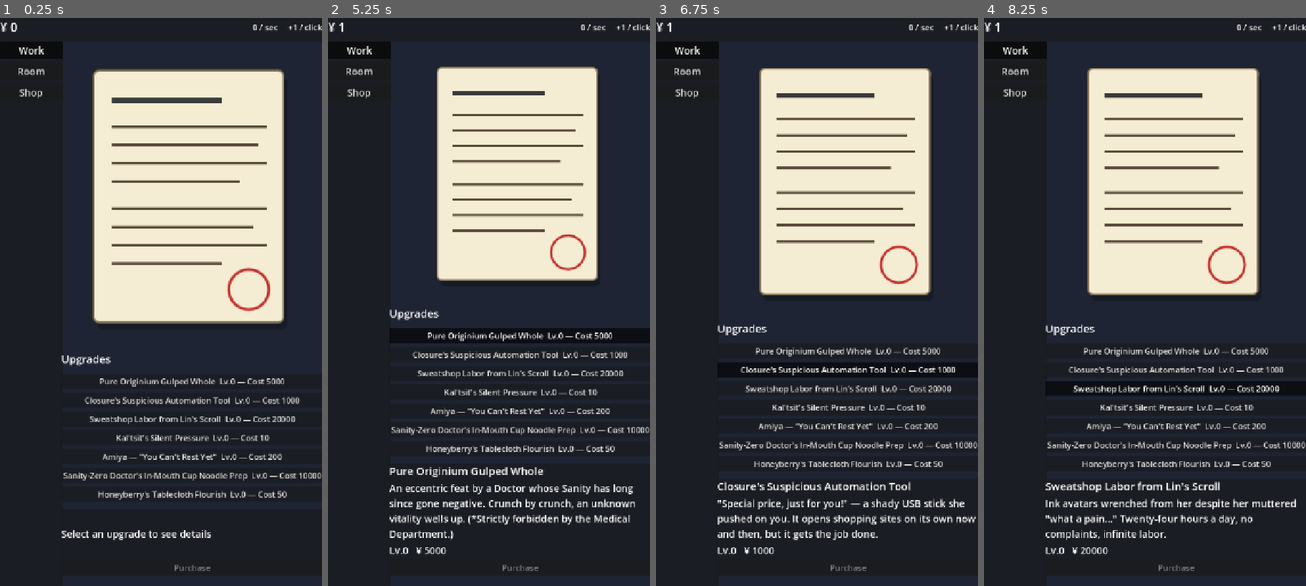
Above: before the commit, frames 1-4 (left to right).
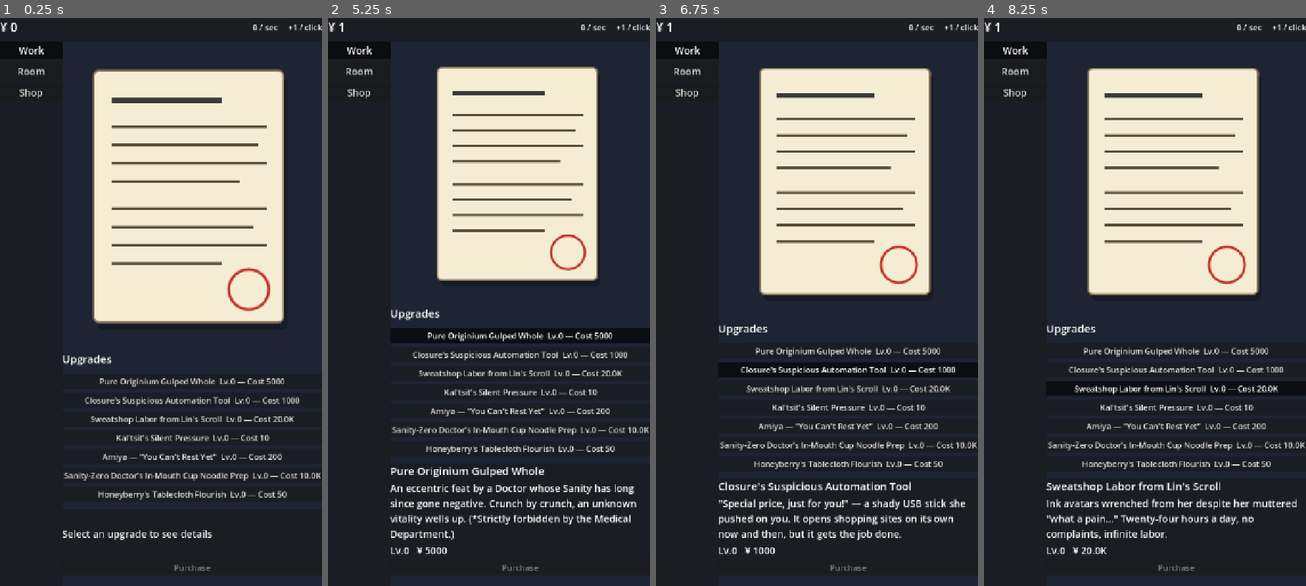
Above: after the commit, the same moments.

Repository: bakamarudasi/clickergame_demo
Game: Godot game, scene res://scenes/main.tscn
Two runs of this game, one before a commit and one after it. Both use one fixed random seed, a clock stepped at 60 frames per second and the inputs below.
Inputs (mouse positions are in pixels of both pictures, inside the frame that each line leads up to):
- Up to frame 1 (0.25 s): no input
- Up to frame 2 (5.25 s): click "Work" at 0.5 s; click "Room" at 1.25 s; click "Shop" at 2 s; click "Daily" at 2.75 s; click "Work" at 3.5 s; click (521, 199) at 4.25 s; click "Pure Originium Gulped Whole L…" at 5 s
- Up to frame 3 (6.75 s): click "Pure Originium Gulped Whole L…" at 5.75 s; click "Closure's Suspicious Automati…" at 6.5 s
- Up to frame 4 (8.25 s): click "Pure Originium Gulped Whole L…" at 7.25 s; click (1177, 375) at 8 s, where only the run before the commit has a clickable "Sweatshop Labor from Lin's Sc…"

The runs differ from the first frame. In frame 1, 1.4% of the frame differs, in the area x 19-100%, y 59-92%; in frame 2, 3.7%, in the area x 18-100%, y 51-95%; in frame 3, 3.5%; in frame 4, 3.2%.
Error in both runs: Cannot call method 'get_children' on a null value. (res://scripts/ui/work_tab.gd:95)

Commit message:
Add K/M/B short number formatting for currency-like fields
Adds FormatUtils.short(int) which returns "12.3K", "4.56M", "1.23B" etc.
for values >= 10,000, leaving smaller numbers as plain integers so early
clicks still read precisely. Wires the helper into the status bar
(currency, per-sec, click power), the click +N popup, the upgrade row
and detail labels, and the shop item buttons.

Format strings in translations/strings.csv switch %d -> %s on the
currency-bearing slots (UI_CURRENCY_FMT, UI_PER_SEC_FMT,
UI_CLICK_POWER_FMT, WORK_UPGRADE_FMT, WORK_UPGRADE_DETAIL_FMT,
SHOP_ITEM_FMT) across ja / en / zh_CN. Lv numbers, trust, and seconds
remain %d since they don't grow into overflow territory.

https://claude.ai/code/session_01BbnKH9d862wKuFHVVQeGKj

Diff:
--- a/scripts/main.gd
+++ b/scripts/main.gd
@@ -57,9 +57,9 @@
 
 
 func _refresh_status_bar() -> void:
-	currency_label.text = tr("UI_CURRENCY_FMT") % GameState.currency
-	per_sec_label.text = tr("UI_PER_SEC_FMT") % GameState.per_second
-	click_power_label.text = tr("UI_CLICK_POWER_FMT") % GameState.click_power
+	currency_label.text = tr("UI_CURRENCY_FMT") % FormatUtils.short(GameState.currency)
+	per_sec_label.text = tr("UI_PER_SEC_FMT") % FormatUtils.short(GameState.per_second)
+	click_power_label.text = tr("UI_CLICK_POWER_FMT") % FormatUtils.short(GameState.click_power)
 
 
 func _on_currency_changed(_v: int) -> void:
--- /dev/null
+++ b/scripts/ui/format_utils.gd
@@ -0,0 +1,29 @@
+class_name FormatUtils
+extends Object
+
+# 数値表示まわりのユーティリティ。
+# 大きい数値はクリッカー慣例の K / M / B / T 表記に縮約する。
+# 桁あふれによるレイアウト崩れを避けつつ、桁感を一目で掴めるようにするのが目的。
+# 1万未満は省略せず生の整数のまま（序盤のクリック報酬を正確に見せたい）。
+
+const _SUFFIXES := ["", "K", "M", "B", "T", "Qa", "Qi", "Sx", "Sp"]
+const _SHORT_THRESHOLD := 10000
+
+
+static func short(n: int) -> String:
+	if n > -_SHORT_THRESHOLD and n < _SHORT_THRESHOLD:
+		return str(n)
+	var negative := n < 0
+	var v := absf(float(n))
+	var idx := 0
+	while v >= 1000.0 and idx < _SUFFIXES.size() - 1:
+		v /= 1000.0
+		idx += 1
+	var s: String
+	if v >= 100.0:
+		s = "%d%s" % [int(v), _SUFFIXES[idx]]
+	elif v >= 10.0:
+		s = "%.1f%s" % [v, _SUFFIXES[idx]]
+	else:
+		s = "%.2f%s" % [v, _SUFFIXES[idx]]
+	return "-" + s if negative else s
--- a/scripts/ui/shop_tab.gd
+++ b/scripts/ui/shop_tab.gd
@@ -51,7 +51,7 @@
 		child.queue_free()
 	for it: ItemData in DataRegistry.get_items_by_category(_selected_category()):
 		var b := Button.new()
-		b.text = tr("SHOP_ITEM_FMT") % [tr(it.display_name), it.price]
+		b.text = tr("SHOP_ITEM_FMT") % [tr(it.display_name), FormatUtils.short(it.price)]
 		b.set_meta("item_id", it.id)
 		b.pressed.connect(ShopService.buy.bind(it.id))
 		item_list.add_child(b)
--- a/scripts/ui/work_tab.gd
+++ b/scripts/ui/work_tab.gd
@@ -51,7 +51,7 @@
 	if amount <= 0:
 		return
 	var popup := Label.new()
-	popup.text = "+%d" % amount
+	popup.text = "+%s" % FormatUtils.short(amount)
 	popup.theme_type_variation = UIConstants.VAR_TITLE_LABEL
 	popup.modulate = UIConstants.COLOR_ACCENT
 	popup.mouse_filter = Control.MOUSE_FILTER_IGNORE
@@ -118,7 +118,7 @@
 	var cost := EconomyService.current_cost(_selected_id)
 	detail_name.text = tr(u.display_name)
 	detail_desc.text = tr(u.description)
-	detail_meta.text = tr("WORK_UPGRADE_DETAIL_FMT") % [lv, cost]
+	detail_meta.text = tr("WORK_UPGRADE_DETAIL_FMT") % [lv, FormatUtils.short(cost)]
 	buy_button.disabled = not EconomyService.can_buy_upgrade(_selected_id)
 
 
@@ -135,7 +135,7 @@
 func _format_upgrade(u: UpgradeData) -> String:
 	var lv := GameState.get_upgrade_level(u.id)
 	var cost := EconomyService.current_cost(u.id)
-	return tr("WORK_UPGRADE_FMT") % [tr(u.display_name), lv, cost]
+	return tr("WORK_UPGRADE_FMT") % [tr(u.display_name), lv, FormatUtils.short(cost)]
 
 
 func _notification(what: int) -> void:
--- a/translations/strings.csv
+++ b/translations/strings.csv
@@ -2,14 +2,14 @@
 UI_TAB_WORK,Work,Work,工作
 UI_TAB_ROOM,Room,Room,房间
 UI_TAB_SHOP,Shop,Shop,商店
-UI_CURRENCY_FMT,¥ %d,¥ %d,¥ %d
-UI_PER_SEC_FMT,%d / sec,%d / sec,%d / 秒
-UI_CLICK_POWER_FMT,+%d / click,+%d / click,+%d / 点击
+UI_CURRENCY_FMT,¥ %s,¥ %s,¥ %s
+UI_PER_SEC_FMT,%s / sec,%s / sec,%s / 秒
+UI_CLICK_POWER_FMT,+%s / click,+%s / click,+%s / 点击
 WORK_CLICK_BUTTON,CLICK!,CLICK!,点击！
 WORK_UPGRADE_TITLE,アップグレード,Upgrades,强化
-WORK_UPGRADE_FMT,%s  Lv.%d — Cost %d,%s  Lv.%d — Cost %d,%s  Lv.%d — 费用 %d
+WORK_UPGRADE_FMT,%s  Lv.%d — Cost %s,%s  Lv.%d — Cost %s,%s  Lv.%d — 费用 %s
 WORK_UPGRADE_DETAIL_NONE,強化を選んでください,Select an upgrade to see details,请选择强化查看详情
-WORK_UPGRADE_DETAIL_FMT,Lv.%d   ¥ %d,Lv.%d   ¥ %d,Lv.%d   ¥ %d
+WORK_UPGRADE_DETAIL_FMT,Lv.%d   ¥ %s,Lv.%d   ¥ %s,Lv.%d   ¥ %s
 WORK_UPGRADE_BUY_BUTTON,購入する,Purchase,购买
 UPGRADE_CLICK_PLUS_ONE_NAME,ケルシーの無言の圧力,Kal'tsit's Silent Pressure,凯尔希的无言压力
 UPGRADE_CLICK_PLUS_ONE_DESC,「……。」背後に立つ彼女の冷ややかな視線を感じるだけで、ペンの走りが少しだけ速くなる。背筋は凍る。,"""…"" Just feeling her icy gaze from behind speeds up your pen a little. Your spine, on the other hand, freezes.",“……。”仅仅感受到站在身后的她那冰冷的视线，笔尖的速度便会稍稍加快。而脊背则瞬间冻住。
@@ -57,7 +57,7 @@
 ROOM_LOCK_FMT,ロック中… 残り %d 秒,Locked… %d s remaining,锁定中… 剩余 %d 秒
 ROOM_GIFT_INV_FMT,%s ×%d,%s ×%d,%s ×%d
 SHOP_TITLE,ショップ,Shop,商店
-SHOP_ITEM_FMT,%s — ¥%d,%s — ¥%d,%s — ¥%d
+SHOP_ITEM_FMT,%s — ¥%s,%s — ¥%s,%s — ¥%s
 CATEGORY_DAILY,日常,Daily,日常
 CATEGORY_HOBBY,趣味,Hobby,兴趣
 CATEGORY_BODY_CARE,ボディケア,Body Care,身体护理
